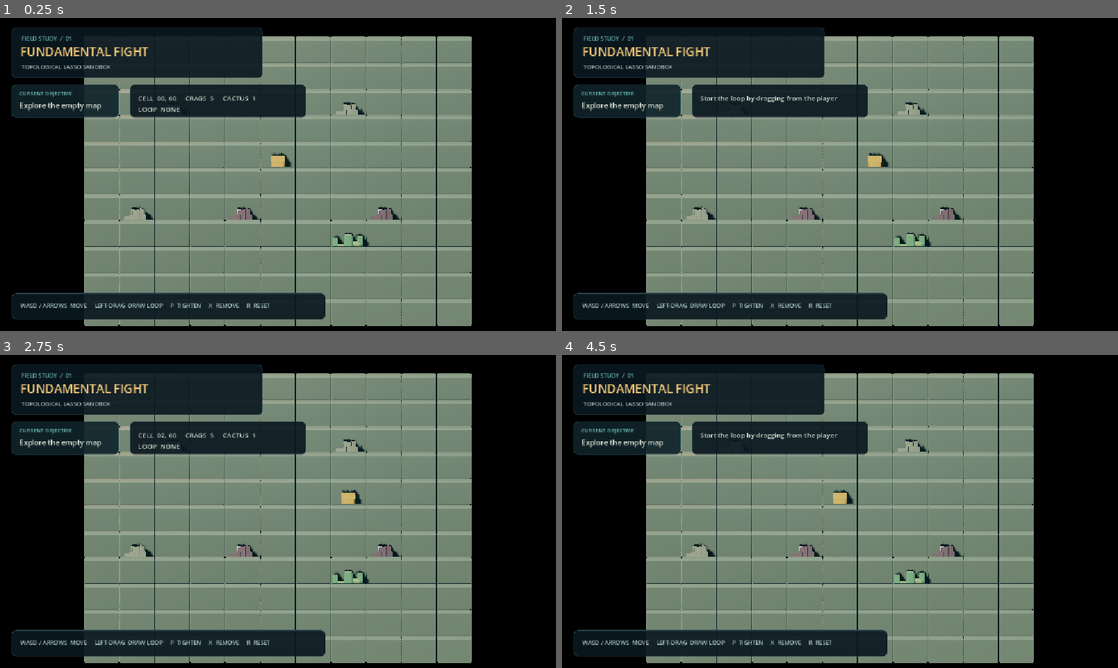
Above: before the commit, frames 1-4 (two rows, left to right).
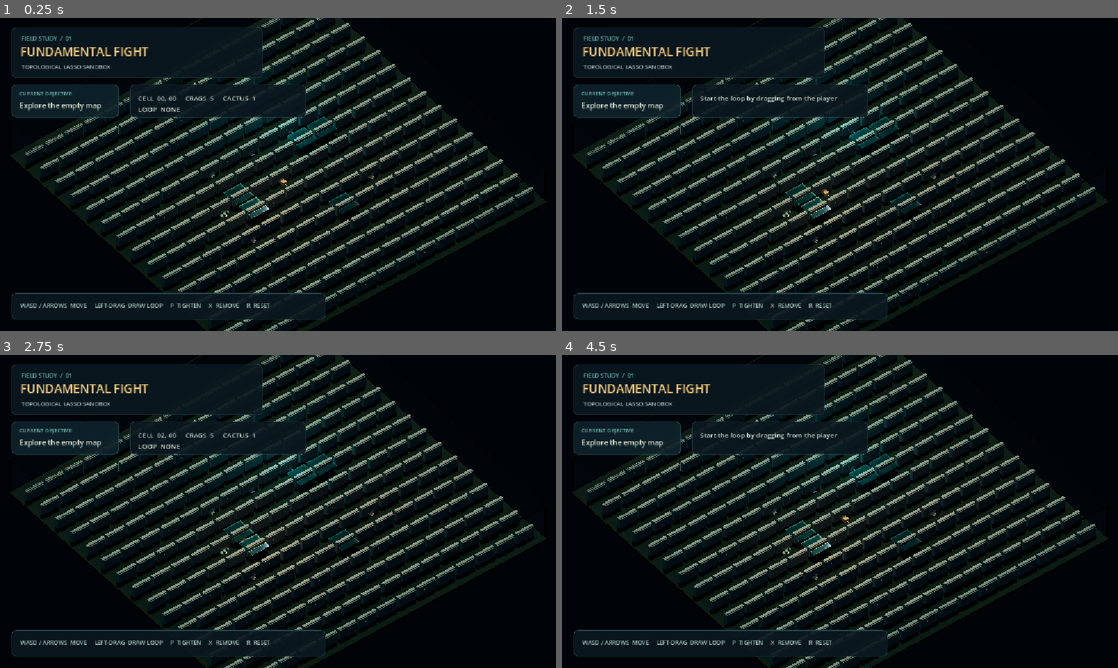
Above: after the commit, the same moments.

Repository: egorys2000/FundamentalFight
Game: Godot game, scene res://scenes/main.tscn
Two runs of this game, one before a commit and one after it. Both use one fixed random seed, a clock stepped at 60 frames per second and the inputs below.
Inputs (mouse positions are in pixels of both pictures, inside the frame that each line leads up to):
- Up to frame 1 (0.25 s): no input
- Up to frame 2 (1.5 s): tap Enter at 0.5 s; move the mouse to (962, 158) at 0.52 s; hold Right (ui_right) 0.53-1.25 s; tap P at 0.6 s; click (962, 158) at 0.67 s; tap X at 0.8 s; tap Space at 1.25 s; drag from (728, 190) to (812, 237) at 1.27 s
- Up to frame 3 (2.75 s): tap Enter at 2 s; move the mouse to (333, 442) at 2.02 s; hold Right (ui_right) from 2.03 s (still down); tap P at 2.1 s; click (333, 442) at 2.17 s; tap X at 2.3 s
- Up to frame 4 (4.5 s): release Right (ui_right) at 2.75 s; tap Space at 2.75, 4.25 s; drag from (812, 574) to (673, 464) at 2.77 s; tap Enter at 3.5 s; move the mouse to (1006, 558) at 3.52 s; hold Left (ui_left) 3.53-4.25 s; tap R at 3.6 s; click (1006, 558) at 3.67 s; tap X at 3.8 s; drag from (673, 464) to (756, 433) at 4.27 s

The runs differ from the first frame. In frame 1, 52% of the frame differs, in the area x 1-99%, y 0-100%; in frame 2, 52%; in frame 3, 52%; in frame 4, 52%.

Commit message:
Make core mechanics configurable
Expose Inspector switches for movement, lasso drawing, grid snapping, persistence, clearance, pulling, recovery, cactus cutting, and string capacity.

Co-authored-by: Copilot <223556219+Copilot@users.noreply.github.com>

Diff:
--- a/scripts/main.gd
+++ b/scripts/main.gd
@@ -1,12 +1,25 @@
 extends Node3D
 
-const GRID_SIZE := 11
-const CELL_SIZE := 1.6
+@export_category("Core Mechanics")
+@export var enable_manual_movement := true
+@export var enable_lasso_drawing := true
+@export var enable_grid_snap := true
+@export var enable_loop_persistence := true
+@export var enable_obstacle_clearance := true
+@export var enable_pull_tightening := true
+@export var enable_string_recovery := true
+@export var enable_cactus_cutting := true
+@export_range(1, 8, 1) var max_strings_per_player := 3
+
+const GRID_SIZE := 15
+const CELL_SIZE := 2.35
 const GROUND_Y := -0.42
 const LOOP_HEIGHT := 0.16
 const LOOP_WIDTH := 0.09
 const OBSTACLE_CLEARANCE := 0.92
 const OBSTACLE_BOUNDARY_SAMPLES := 12
+const GRID_SNAP_DISTANCE := 0.42
+const WATER_Y := 0.22
 
 const GROUND_TILE := preload("res://assets/generated/ground_tile.glb")
 const GROUND_TILE_GRASS := preload("res://assets/generated/ground_tile_grass.glb")
@@ -24,19 +37,31 @@
 var loop_points: Array[Vector3] = []
 var loop_caught_cells: Array[Vector2i] = []
 var loop_pulled := false
+var scene_built := false
 var drawing_loop := false
 var draw_points: Array[Vector3] = []
+var water_cells := [
+	Vector2i(-3, 1),
+	Vector2i(-2, 1),
+	Vector2i(2, -1),
+	Vector2i(2, 0),
+	Vector2i(-1, -3),
+]
 var occupied := {
 	Vector2i(-3, -2): "crag_breakable",
-	Vector2i(-1, 2): "crag_unbreakable",
-	Vector2i(2, -2): "crag_breakable",
-	Vector2i(3, 2): "crag_unbreakable",
-	Vector2i(-4, 2): "crag_breakable",
-	Vector2i(2, 3): "cactus"
+	Vector2i(0, 2): "crag_unbreakable",
+	Vector2i(3, -2): "crag_breakable",
+	Vector2i(-2, 2): "crag_unbreakable",
+	Vector2i(2, 2): "crag_breakable",
+	Vector2i(3, 0): "cactus"
 }
 
 func _ready() -> void:
+	if scene_built:
+		return
+	scene_built = true
 	_build_environment()
+	_build_water()
 	_build_obstacles()
 	_build_player()
 	loop_visual = Node3D.new()
@@ -63,6 +88,13 @@
 	environment.adjustment_brightness = 0.82
 	environment.adjustment_contrast = 1.12
 	environment.adjustment_saturation = 0.9
+	environment.fog_enabled = true
+	environment.fog_light_color = Color("#365d63")
+	environment.fog_light_energy = 0.18
+	environment.fog_density = 0.006
+	environment.fog_height = 1.2
+	environment.fog_height_density = 0.16
+	environment.fog_sky_affect = 0.35
 	world_environment.environment = environment
 	add_child(world_environment)
 
@@ -85,6 +117,30 @@
 	warm_rim.light_energy = 0.65
 	warm_rim.light_color = Color("#bd654d")
 	add_child(warm_rim)
+	var water_light := OmniLight3D.new()
+	water_light.position = Vector3(-4.0, 2.4, 4.0)
+	water_light.omni_range = 12.0
+	water_light.light_energy = 1.15
+	water_light.light_color = Color("#3bc5bd")
+	add_child(water_light)
+	var terrarium_light := OmniLight3D.new()
+	terrarium_light.position = Vector3(5.0, 3.0, -5.0)
+	terrarium_light.omni_range = 14.0
+	terrarium_light.light_energy = 0.85
+	terrarium_light.light_color = Color("#d18a58")
+	add_child(terrarium_light)
+
+	var foundation_material := StandardMaterial3D.new()
+	foundation_material.albedo_color = Color("#182b2c")
+	foundation_material.roughness = 0.92
+	var foundation_mesh := BoxMesh.new()
+	foundation_mesh.size = Vector3(GRID_SIZE * CELL_SIZE + 0.8, 0.3, GRID_SIZE * CELL_SIZE + 0.8)
+	var foundation := MeshInstance3D.new()
+	foundation.mesh = foundation_mesh
+	foundation.material_override = foundation_material
+	foundation.position.y = GROUND_Y - 0.28
+	add_child(foundation)
+	_build_terrarium_frame()
 
 	var limit := (GRID_SIZE - 1) / 2
 	for x in range(-limit, limit + 1):
@@ -92,18 +148,96 @@
 			var tile_scene: PackedScene = GROUND_TILE_GRASS if (x + z) % 3 == 0 else GROUND_TILE
 			var tile := tile_scene.instantiate() as Node3D
 			tile.position = _cell_to_world(Vector2i(x, z)) + Vector3(0.0, GROUND_Y, 0.0)
-			tile.scale = Vector3.ONE * CELL_SIZE / 2.0
+			tile.scale = Vector3.ONE * (CELL_SIZE / 2.0) * 0.91
 			add_child(tile)
 
 	camera = Camera3D.new()
 	camera.projection = Camera3D.PROJECTION_ORTHOGONAL
-	camera.size = 14.2
+	camera.size = 29.5
 	camera.near = 0.01
 	camera.far = 100.0
-	camera.position = Vector3(0.0, 18.5, 16.5)
+	camera.position = Vector3(14.0, 22.0, -18.0)
 	add_child(camera)
-	camera.rotation_degrees = Vector3(-48.0, 0.0, 0.0)
+	camera.look_at(Vector3(0.0, 0.0, 0.0), Vector3.UP)
 	camera.current = true
+
+func _build_terrarium_frame() -> void:
+	var frame_material := StandardMaterial3D.new()
+	frame_material.albedo_color = Color("#10252b")
+	frame_material.metallic = 0.35
+	frame_material.roughness = 0.3
+	var glass_material := StandardMaterial3D.new()
+	glass_material.transparency = BaseMaterial3D.TRANSPARENCY_ALPHA
+	glass_material.albedo_color = Color(0.18, 0.62, 0.65, 0.055)
+	glass_material.metallic = 0.1
+	glass_material.roughness = 0.08
+	glass_material.cull_mode = BaseMaterial3D.CULL_DISABLED
+	var extent := GRID_SIZE * CELL_SIZE * 0.5 + 0.35
+	var wall_height := 3.8
+	var walls := [
+		{"position": Vector3(0.0, wall_height * 0.5, -extent), "size": Vector3(extent * 2.0, wall_height, 0.035)},
+		{"position": Vector3(0.0, wall_height * 0.5, extent), "size": Vector3(extent * 2.0, wall_height, 0.035)},
+		{"position": Vector3(-extent, wall_height * 0.5, 0.0), "size": Vector3(0.035, wall_height, extent * 2.0)},
+		{"position": Vector3(extent, wall_height * 0.5, 0.0), "size": Vector3(0.035, wall_height, extent * 2.0)},
+	]
+	for wall in walls:
+		var glass_mesh := BoxMesh.new()
+		glass_mesh.size = wall["size"]
+		var glass := MeshInstance3D.new()
+		glass.mesh = glass_mesh
+		glass.material_override = glass_material
+		glass.position = wall["position"]
+		add_child(glass)
+	for corner in [
+		Vector3(-extent, wall_height * 0.5, -extent),
+		Vector3(extent, wall_height * 0.5, -extent),
+		Vector3(-extent, wall_height * 0.5, extent),
+		Vector3(extent, wall_height * 0.5, extent),
+	]:
+		var post_mesh := BoxMesh.new()
+		post_mesh.size = Vector3(0.16, wall_height, 0.16)
+		var post := MeshInstance3D.new()
+		post.mesh = post_mesh
+		post.material_override = frame_material
+		post.position = corner
+		add_child(post)
+	var cap_mesh := BoxMesh.new()
+	cap_mesh.size = Vector3(extent * 2.0 + 0.3, 0.12, 0.12)
+	for z in [-extent, extent]:
+		var cap := MeshInstance3D.new()
+		cap.mesh = cap_mesh
+		cap.material_override = frame_material
+		cap.position = Vector3(0.0, wall_height, z)
+		add_child(cap)
+
+func _build_water() -> void:
+	var shader := Shader.new()
+	shader.code = """
+shader_type spatial;
+render_mode blend_mix, depth_prepass_alpha, cull_disabled, diffuse_burley, specular_schlick_ggx;
+uniform vec4 water_color : source_color = vec4(0.08, 0.52, 0.56, 0.78);
+void vertex() {
+	VERTEX.y += sin(TIME * 1.4 + VERTEX.x * 2.2 + VERTEX.z * 1.7) * 0.018;
+}
+void fragment() {
+	float ripple = sin(TIME * 1.2 + UV.x * 18.0 + UV.y * 13.0) * 0.035;
+	ALBEDO = water_color.rgb + ripple;
+	METALLIC = 0.18;
+	ROUGHNESS = 0.16;
+	EMISSION = water_color.rgb * 0.12;
+	ALPHA = water_color.a;
+}
+"""
+	var water_material := ShaderMaterial.new()
+	water_material.shader = shader
+	for cell in water_cells:
+		var water_mesh := BoxMesh.new()
+		water_mesh.size = Vector3(CELL_SIZE * 0.88, 0.06, CELL_SIZE * 0.88)
+		var water := MeshInstance3D.new()
+		water.mesh = water_mesh
+		water.material_override = water_material
+		water.position = _cell_to_world(cell) + Vector3(0.0, WATER_Y, 0.0)
+		add_child(water)
 
 func _build_obstacles() -> void:
 	for cell in occupied:
@@ -116,12 +250,14 @@
 		var root := asset.instantiate() as Node3D
 		root.position = _cell_to_world(cell)
 		root.position.y = GROUND_Y
+		root.scale = Vector3.ONE * (0.62 if kind.begins_with("crag") else 0.72)
 		add_child(root)
 
 func _build_player() -> void:
 	player = PLAYER_ASSET.instantiate() as Node3D
 	player.name = "Player"
 	player.position = _cell_to_world(player_cell) + Vector3(0.0, GROUND_Y, 0.0)
+	player.scale = Vector3.ONE * 0.76
 	add_child(player)
 
 func _build_ui() -> void:
@@ -195,9 +331,11 @@
 		var mouse_button := event as InputEventMouseButton
 		if mouse_button.button_index == MOUSE_BUTTON_LEFT:
 			if mouse_button.pressed:
-				_begin_loop_drawing(mouse_button.position)
+				if enable_lasso_drawing:
+					_begin_loop_drawing(mouse_button.position)
 			else:
-				_finish_loop_drawing()
+				if enable_lasso_drawing:
+					_finish_loop_drawing()
 			return
 	if event is InputEventMouseMotion and drawing_loop:
 		var mouse_motion := event as InputEventMouseMotion
@@ -210,10 +348,12 @@
 		_move_player(Vector2i.ZERO)
 		return
 	if key_event != null and key_event.keycode == KEY_P:
-		_pull_loop()
+		if enable_pull_tightening:
+			_pull_loop()
 		return
 	if key_event != null and key_event.keycode == KEY_X:
-		_remove_loop()
+		if enable_string_recovery:
+			_remove_loop()
 		return
 	var direction := Vector2i.ZERO
 	if event.is_action_pressed("ui_up") or (key_event != null and key_event.keycode == KEY_W):
@@ -225,7 +365,8 @@
 	elif event.is_action_pressed("ui_right") or (key_event != null and key_event.keycode == KEY_D):
 		direction = Vector2i(1, 0)
 	if direction != Vector2i.ZERO:
-		_move_player(player_cell + direction)
+		if enable_manual_movement:
+			_move_player(player_cell + direction)
 
 func _move_player(target: Vector2i) -> void:
 	var limit := (GRID_SIZE - 1) / 2
@@ -251,6 +392,12 @@
 	return Vector3(cell.x * CELL_SIZE, 0.0, cell.y * CELL_SIZE)
 
 func _begin_loop_drawing(screen_position: Vector2) -> void:
+	if enable_loop_persistence and not loop_points.is_empty():
+		status_label.text = "A persistent loop is already deployed; press X to recover it"
+		return
+	if max_strings_per_player < 1:
+		status_label.text = "No string slots available"
+		return
 	var world_position := _screen_to_ground(screen_position)
 	var player_position := _cell_to_world(player_cell) + Vector3(0.0, LOOP_HEIGHT, 0.0)
 	if world_position == Vector3.INF or world_position.distance_to(player_position) > CELL_SIZE * 1.25:
@@ -266,6 +413,8 @@
 	var world_position := _screen_to_ground(screen_position)
 	if world_position == Vector3.INF or draw_points.is_empty():
 		return
+	if enable_grid_snap:
+		world_position = _snap_loop_point(world_position)
 	world_position.y = LOOP_HEIGHT
 	if world_position.distance_to(draw_points.back()) < CELL_SIZE * 0.08:
 		return
@@ -285,12 +434,14 @@
 		return
 	var player_position := _cell_to_world(player_cell) + Vector3(0.0, LOOP_HEIGHT, 0.0)
 	draw_points.append(player_position)
-	loop_points = draw_points.duplicate()
+	loop_points = _simplify_loop_path(draw_points)
 	draw_points.clear()
 	loop_caught_cells = _cells_inside_loop()
 	loop_pulled = false
 	_redraw_loop()
 	_update_status()
+	if not enable_loop_persistence:
+		status_label.text = "Loop preview placed (persistence disabled)"
 
 func _screen_to_ground(screen_position: Vector2) -> Vector3:
 	var ray_origin := camera.project_ray_origin(screen_position)
@@ -301,6 +452,27 @@
 	if distance < 0.0:
 		return Vector3.INF
 	return ray_origin + ray_direction * distance
+
+func _snap_loop_point(point: Vector3) -> Vector3:
+	var grid_x := snappedf(point.x / CELL_SIZE, 1.0) * CELL_SIZE
+	var grid_z := snappedf(point.z / CELL_SIZE, 1.0) * CELL_SIZE
+	var snap_x: bool = absf(point.x - grid_x) <= GRID_SNAP_DISTANCE
+	var snap_z: bool = absf(point.z - grid_z) <= GRID_SNAP_DISTANCE
+	if snap_x:
+		point.x = grid_x
+	if snap_z:
+		point.z = grid_z
+	return point
+
+func _simplify_loop_path(points: Array[Vector3]) -> Array[Vector3]:
+	var result: Array[Vector3] = []
+	for point in points:
+		if result.is_empty() or point.distance_to(result.back()) >= CELL_SIZE * 0.12:
+			result.append(point)
+	if result.size() >= 2:
+		result[0] = points[0]
+		result[result.size() - 1] = points[points.size() - 1]
+	return result
 
 func _cells_inside_loop() -> Array[Vector2i]:
 	var result: Array[Vector2i] = []
@@ -327,9 +499,17 @@
 	var start: Array = loop_points.duplicate()
 	var player_position := _cell_to_world(player_cell) + Vector3(0.0, LOOP_HEIGHT, 0.0)
 	var target := _build_convex_hull_loop(start.size(), player_position)
-	if target.size() != start.size() or not _loop_segments_clear(target):
+	if target.size() != start.size():
+		loop_pulled = false
+		status_label.text = "Pull blocked: no canonical tightened loop"
+		return
+	if enable_obstacle_clearance and not _loop_segments_clear(target):
 		loop_pulled = false
 		status_label.text = "Pull blocked: the tightened loop would cross an obstacle"
+		return
+	if enable_cactus_cutting and _loop_touches_cactus(target):
+		_remove_loop()
+		status_label.text = "Cactus cut the loop during tightening"
 		return
 	var tween := create_tween()
 	tween.set_trans(Tween.TRANS_QUAD).set_ease(Tween.EASE_IN_OUT)
@@ -367,7 +547,10 @@
 	var result: Array = []
 	for i in range(point_count - 1):
 		var perimeter_position := _sample_polygon(ordered, float(i) / float(point_count - 1))
-		result.append(Vector3(perimeter_position.x, LOOP_HEIGHT, perimeter_position.y))
+		var target_position := Vector3(perimeter_position.x, LOOP_HEIGHT, perimeter_position.y)
+		if enable_grid_snap:
+			target_position = _snap_loop_point(target_position)
+		result.append(target_position)
 	result[0] = player_position
 	result.append(player_position)
 	return result
@@ -383,6 +566,16 @@
 			if _segment_hits_obstacle(start, end, obstacle):
 				return false
 	return true
+
+func _loop_touches_cactus(points: Array) -> bool:
+	for cell in occupied:
+		if occupied[cell] != "cactus":
+			continue
+		var cactus := _cell_to_world(cell)
+		for i in range(points.size() - 1):
+			if _segment_hits_obstacle(points[i], points[i + 1], cactus):
+				return true
+	return false
 
 func _segment_hits_obstacle(start: Vector3, end: Vector3, obstacle: Vector3) -> bool:
 	var segment := Vector2(end.x - start.x, end.z - start.z)
@@ -453,7 +646,7 @@
 		var start_point: Vector3 = start[i]
 		var target_point: Vector3 = target[i]
 		candidate.append(start_point.lerp(target_point, progress))
-	if _loop_segments_clear(candidate):
+	if not enable_obstacle_clearance or _loop_segments_clear(candidate):
 		loop_points = candidate
 		_redraw_loop()
 
